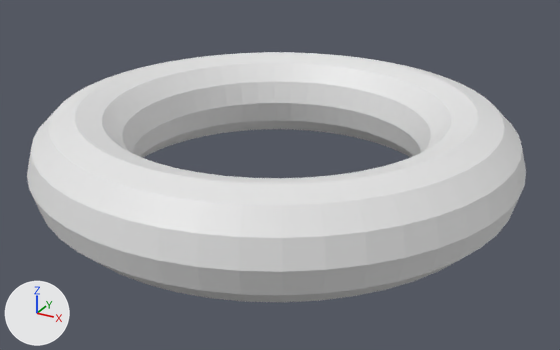
Two versions of the glTF model src/assets/gltf/items/bump-torus.gltf, one commit apart.
Rendered twice from a camera (50 mm lens) standing at (1.83, -3.3, 1.5) and looking at (0.04, -0.04, -0.13). Every picture has the same lights, and +X, +Y and +Z are marked at lower left. Vertices at the same position are counted once.
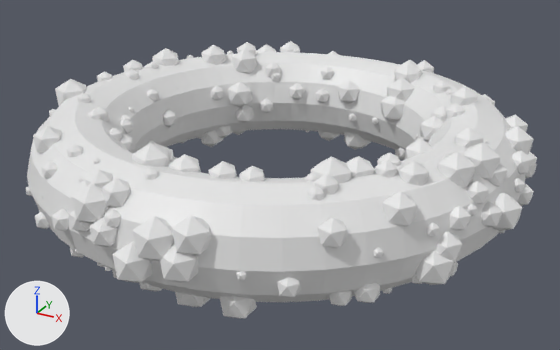
Commit message: implement bump torus

What differs and where, as boxes (x1, y1, x2, y2) in the pictures (560 x 350 px):
```json
{"object": "Torus", "change": "reshaped", "before": [27, 52, 526, 302], "after": [25, 41, 537, 318], "on screen": "11% taller"}
{"part": 1, "of": "me_torus", "change": "added", "after": [512, 151, 532, 175]}
{"part": 2, "of": "me_torus", "change": "added", "after": [517, 184, 534, 206]}
{"part": 3, "of": "me_torus", "change": "added", "after": [525, 161, 537, 179]}
{"part": 4, "of": "me_torus", "change": "added", "after": [505, 126, 533, 155]}
{"part": 5, "of": "me_torus", "change": "added", "after": [420, 115, 444, 142]}
{"part": 6, "of": "me_torus", "change": "added", "after": [528, 152, 537, 163]}
{"part": 7, "of": "me_torus", "change": "added", "after": [505, 115, 528, 132]}
{"part": 8, "of": "me_torus", "change": "added", "after": [446, 103, 465, 119]}
{"part": 9, "of": "me_torus", "change": "added", "after": [431, 105, 447, 122]}
{"part": 10, "of": "me_torus", "change": "added", "after": [25, 41, 525, 318]}
```

The change, as JSON lines over the scene's bpy script:
```json
{"block": "me_torus", "where": "# used by ob_torus; location = (0.0, 0.0, 0.0)"}
{"op": "remove", "block": "me_torus", "code": "me_torus.from_pydata(...)  # 576 vertices, 1152 faces; spans x -1.25..1.25, y -1.25..1.25, z -0.25..0.25"}
{"op": "add", "block": "me_torus", "code": "me_torus.from_pydata(...)  # 4212 vertices, 7212 faces; spans x -1.3..1.31, y -1.32..1.3, z -0.35..0.33"}
{"block": "me_torus", "change": "me_torus part 1: a new loose piece, an icosphere of 20 faces spanning x 1.15..1.27, y 0.05..0.16, z 0.06..0.18"}
{"block": "me_torus", "change": "me_torus part 2: a new loose piece, an icosphere of 20 faces spanning x 1.18..1.29, y 0.05..0.16, z -0.09..0.04"}
{"block": "me_torus", "change": "me_torus part 3: a new loose piece, an icosphere of 20 faces spanning x 1.15..1.26, y 0.24..0.34, z -0.03..0.09"}
{"block": "me_torus", "change": "me_torus part 4: a new loose piece, an icosphere of 20 faces spanning x 1.08..1.23, y 0.18..0.33, z 0.07..0.25"}
{"block": "me_torus", "change": "me_torus part 5: a new loose piece, an icosphere of 20 faces spanning x 0.67..0.81, y 0.23..0.36, z 0.06..0.22"}
{"block": "me_torus", "change": "me_torus part 6: a new loose piece, an icosphere of 20 faces spanning x 1.09..1.23, y 0.39..0.52, z -0.08..0.07"}
{"block": "me_torus", "change": "me_torus part 7: a new loose piece, an icosphere of 20 faces spanning x 1.02..1.16, y 0.42..0.55, z 0.07..0.22"}
{"block": "me_torus", "change": "me_torus part 8: a new loose piece, an icosphere of 20 faces spanning x 0.775..0.873, y 0.305..0.399, z 0.167..0.277"}
{"block": "me_torus", "change": "me_torus part 9: a new loose piece, an icosphere of 20 faces spanning x 0.7..0.82, y 0.31..0.42, z 0.12..0.25"}
{"block": "me_torus", "change": "me_torus part 10: 3276 vertices added at x -1.3..1.31, y -1.32..1.3, z -0.35..0.33"}
```
